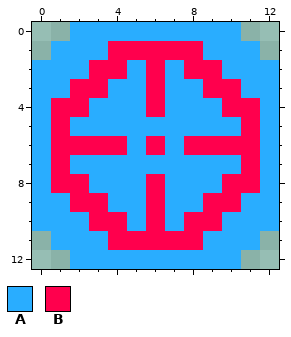
Pixel-art file -- src/textures/spritesheets/space/laser_building.aseprite. This is how it looked before the edit.
13x13 pixels, 1 frame.
Palette (. is transparent): A #29adff  B #ff004d
The same view after the edit:
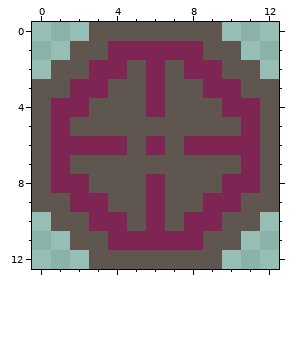
The edit:
@@ palette @@
-A #29adff
+A #5f574f
-B #ff004d
+B #7e2553
@@ x 0..12 @@
- 0 ..AAAAAAAAA..
- 1 .AAABBBBBAAA.
- 2 AAABBABABBAAA
+ 0 ...AAAAAAA...
+ 1 ..AABBBBBAA..
+ 2 .AABBABABBAA.
  3 AABBAABAABBAA
@@ x 0..12 @@
  9 AABBAABAABBAA
-10 AAABBABABBAAA
-11 .AAABBBBBAAA.
-12 ..AAAAAAAAA..
+10 .AABBABABBAA.
+11 ..AABBBBBAA..
+12 ...AAAAAAA...
Changed places in both pictures, as pixel boxes (x1, y1, x2, y2):
changed: (32, 22, 279, 269)
